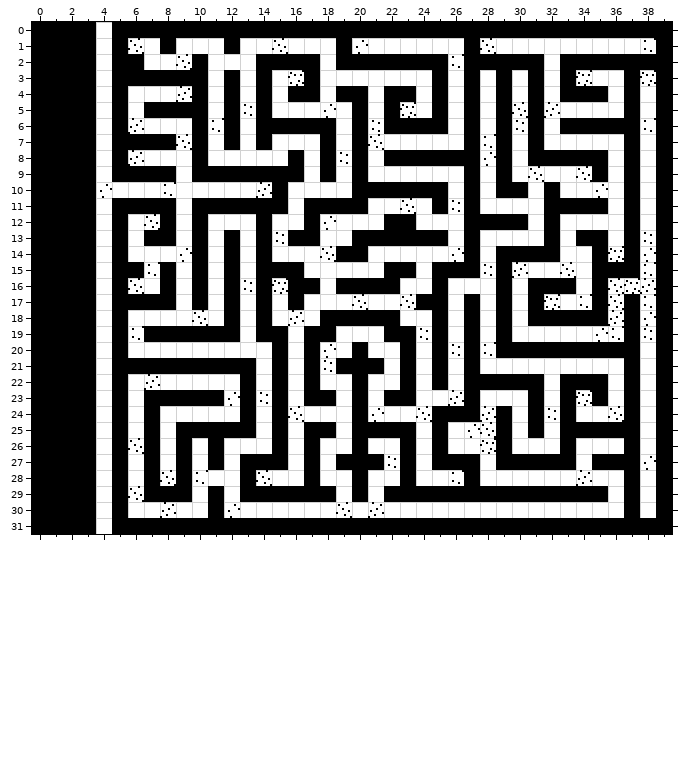
Two versions of a level (Tiled map, projects/project3Y/assets/maps/map5.tmx). The picture above is the old version.
Cells are 16x16 px. Shown: x 0..39, y 0..31.
Now the later version:
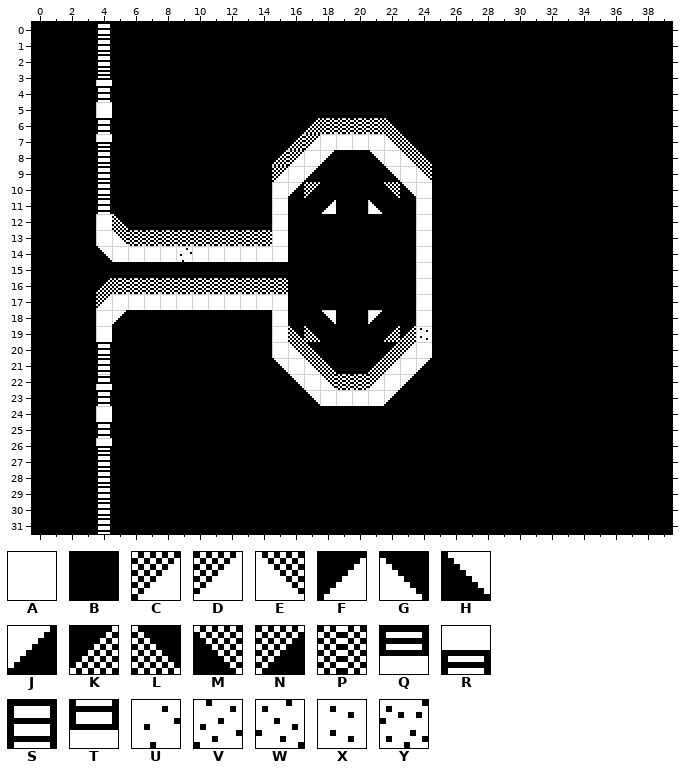
Key: from "map_tileset": A 0, B 1, C 3, D 7, E 8, F 11, G 12, H 13, J 14, K 15, L 16, M 17, N 18, P 21, Q 86, R 87, S 88, T 89, U 135, V 137, W 138, X 139, Y 140.
_ is an empty cell, # one hidden under a higher layer.
From old to new:
Layer "background":
y 0: x 4 A -> S
y 1: x 4 A -> S; x 34..36 AAA -> ###
y 2: x 4 A -> S; x 32 A -> #
y 3: x 4 A -> Q; x 28 A -> #
y 4: x 4 A -> S; x 26 A -> #
y 5: x 24 A -> #
y 6: x 4 A -> S
y 7: x 4 A -> R; x 17 A -> C; x 21..22 WA -> AE
y 8: x 4 A -> S; x 15..16 A# -> #C; x 19 X -> #; x 23 # -> E
y 9: x 4 A -> S; x 15 # -> C; x 19 A -> _; x 24 A -> E
y 10: x 4 U -> S; x 19 A -> _
y 11: x 4 A -> S; x 16 A -> #
y 12: x 5 # -> L; x 19 A -> _
y 13: x 5..15 #A##A#A#A#X -> EPPPPPPPPPA; x 18..19 AA -> #_
y 15: x 17 A -> _; x 19 A -> _
y 16: x 4..15 A#WA#A#A#X#Y -> KPPPPPPPPPPP; x 18 A -> #
y 17: x 4 A -> D; x 17 A -> _; x 19 A -> _
y 18: x 16..17 VA -> __
y 19: x 16 A -> #
y 20: x 4 A -> S; x 16 A -> E; x 18 U -> _; x 23 # -> D
y 21: x 4 A -> S; x 17 # -> E; x 22 A -> D
y 22: x 4 A -> T; x 18 A -> E; x 21 A -> D
y 23: x 4 A -> S
y 25: x 4 A -> S
y 26: x 4 A -> R
y 27..31: x 4 A -> S
Layer "blocked":
y 1: x 6..7 W_ -> BB; x 9..11 ___ -> BBB; x 13..18 ______ -> BBBBBB; x 20..26 _______ -> BBBBBBB; x 28..38 ___________ -> BBBBBBBBBBB
y 2: x 7..9 ___ -> BBB; x 11..13 ___ -> BBB; x 18 _ -> B; x 26 _ -> B; x 32 _ -> B
y 3: x 11 _ -> B; x 13 _ -> B; x 15..16 __ -> BB; x 18..24 _______ -> BBBBBBB; x 26 _ -> B; x 28 _ -> B; x 30 _ -> B; x 32 _ -> B; x 34..36 ___ -> BBB; x 38 _ -> B
y 4: x 6..9 ___V -> BBBB; x 11 _ -> B; x 13 _ -> B; x 15 _ -> B; x 18 _ -> B; x 21 _ -> B; x 24 _ -> B; x 26 _ -> B; x 28 _ -> B; x 30 _ -> B; x 32 _ -> B; x 36 _ -> B; x 38 _ -> B
y 5: x 6 _ -> B; x 11 _ -> B; x 13 _ -> B; x 15..19 _____ -> BBBBB; x 21 _ -> B; x 23..24 __ -> BB; x 26 _ -> B; x 28 _ -> B; x 30 _ -> B; x 32..36 _____ -> BBBBB; x 38 _ -> B
y 6: x 6..9 ____ -> BBBB; x 11 _ -> B; x 13 _ -> B; x 17..22 BB_B_B -> KPPPPL; x 26 _ -> B; x 28 _ -> B; x 30 _ -> B; x 32 _ -> B; x 38 _ -> B
y 7: x 9 _ -> B; x 11 _ -> B; x 13 _ -> B; x 15..16 __ -> BK; x 18 B -> _; x 20 B -> _; x 23..26 ____ -> LBBB; x 28 _ -> B; x 30 _ -> B; x 32..36 _____ -> BBBBB; x 38 _ -> B
y 8: x 6..9 V___ -> BBBB; x 11..16 _____B -> BBBBK_; x 18..19 B_ -> JB; x 21..24 _BBB -> H__L; x 28 _ -> B; x 30 _ -> B; x 36 _ -> B; x 38 _ -> B
y 9: x 9 _ -> B; x 15..17 BB_ -> __J; x 19 _ -> B; x 21..22 __ -> BH; x 25..26 __ -> BB; x 28 _ -> B; x 30..34 _____ -> BBBBB; x 36 _ -> B; x 38 _ -> B
y 10: x 5..19 __________B____ -> BBBBBBBBBB_JNBB; x 22..24 BBB -> MH_; x 26 _ -> B; x 28 _ -> B; x 31 _ -> B; x 33..36 ____ -> BBBB; x 38 _ -> B
y 11: x 9 _ -> B; x 15..16 B_ -> _B; x 18 B -> F; x 21..23 ___ -> GBB; x 26 _ -> B; x 28..31 ____ -> BBBB; x 36 _ -> B; x 38 _ -> B
y 12: x 5..7 B__ -> _BB; x 9 _ -> B; x 11..13 ___ -> BBB; x 16 _ -> B; x 18..21 ____ -> BBBB; x 25..26 __ -> BB; x 31 _ -> B; x 33..36 ____ -> BBBB; x 38 _ -> B
y 13: x 5 B -> _; x 7..8 BB -> __; x 10 B -> _; x 12 B -> _; x 14 B -> _; x 18..19 __ -> BB; x 24 B -> _; x 26 _ -> B; x 28..31 ____ -> BBBB; x 33 _ -> B; x 36 _ -> B; x 38 _ -> B
y 14: x 4..5 _B -> H_; x 10 B -> _; x 12 B -> _; x 14 B -> _; x 16..18 ___ -> BBB; x 21..23 ___ -> BBB; x 25..26 __ -> BB; x 28 _ -> B; x 33..34 __ -> BB; x 36 _ -> B; x 38 _ -> B
y 15: x 4 _ -> B; x 7 _ -> B; x 9 _ -> B; x 11 _ -> B; x 13 _ -> B; x 17..21 _____ -> BBBBB; x 28 _ -> B; x 30..34 _____ -> BBBBB; x 38 _ -> B
y 16: x 5 B -> _; x 8 B -> _; x 10 B -> _; x 12 B -> _; x 14 B -> _; x 18 _ -> B; x 23 _ -> B; x 26..28 ___ -> BBB; x 30 _ -> B; x 34 _ -> B; x 36..38 ___ -> BBB
y 17: x 5..8 BBBB -> ____; x 10 B -> _; x 12 B -> _; x 14 B -> _; x 17..24 _______B -> BBBBBBB_; x 26 _ -> B; x 28 _ -> B; x 30 _ -> B; x 32..34 ___ -> BBB; x 36 _ -> B; x 38 _ -> B
y 18: x 5..11 B______ -> JBBBBBB; x 13 _ -> B; x 16..18 __B -> BBH; x 21 B -> J; x 23 _ -> B; x 26 _ -> B; x 28 _ -> B; x 30 _ -> B; x 36 _ -> B; x 38 _ -> B
y 19: x 6 _ -> B; x 13 _ -> B; x 15..17 B_B -> _LL; x 19..23 ___BB -> BBBKK; x 26 _ -> B; x 28 _ -> B; x 30..36 _______ -> BBBBBBB; x 38 _ -> B
y 20: x 6..15 _________B -> BBBBBBBBB_; x 17..19 B__ -> LBB; x 21..23 __B -> BK_; x 26 _ -> B; x 28 _ -> B; x 38 _ -> B
y 21: x 14..15 _B -> BH; x 17..18 B_ -> _L; x 21 B -> K; x 23..24 B_ -> _J; x 26 _ -> B; x 28..36 _________ -> BBBBBBBBB; x 38 _ -> B
y 22: x 6..12 _______ -> BBBBBBB; x 14 _ -> B; x 16..17 _B -> H_; x 19..20 _B -> PP; x 23..24 B_ -> JB; x 26 _ -> B; x 32 _ -> B; x 36 _ -> B; x 38 _ -> B
y 23: x 6 _ -> B; x 12 _ -> B; x 14 _ -> B; x 16..18 _BB -> BH_; x 20 B -> _; x 22 B -> J; x 24..26 ___ -> BBB; x 28..30 ___ -> BBB; x 32 _ -> B; x 34 _ -> B; x 36 _ -> B; x 38 _ -> B
y 24: x 6 _ -> B; x 8..12 _____ -> BBBBB; x 14 _ -> B; x 16..19 ____ -> BBBB; x 21..24 ____ -> BBBB; x 28 _ -> B; x 30 _ -> B; x 32 _ -> B; x 34..36 ___ -> BBB; x 38 _ -> B
y 25: x 6 _ -> B; x 8 _ -> B; x 14 _ -> B; x 16 _ -> B; x 19 _ -> B; x 24 _ -> B; x 26..28 ___ -> BBB; x 30 _ -> B; x 32 _ -> B; x 38 _ -> B
y 26: x 6 _ -> B; x 8 _ -> B; x 10 _ -> B; x 12..14 ___ -> BBB; x 16 _ -> B; x 18..19 __ -> BB; x 21..22 __ -> BB; x 24 _ -> B; x 26..28 ___ -> BBB; x 30..32 ___ -> BBB; x 34..36 ___ -> BBB; x 38 _ -> B
y 27: x 6 _ -> B; x 8 _ -> B; x 10 _ -> B; x 12 _ -> B; x 16 _ -> B; x 18 _ -> B; x 22 _ -> B; x 24 _ -> B; x 28 _ -> B; x 34 _ -> B; x 38 _ -> B
y 28: x 6 _ -> B; x 8 _ -> B; x 10..12 ___ -> BBB; x 14..16 ___ -> BBB; x 18..19 __ -> BB; x 21..22 __ -> BB; x 24..26 ___ -> BBB; x 28..36 _________ -> BBBBBBBBB; x 38 _ -> B
y 29: x 6 _ -> B; x 10 _ -> B; x 12 _ -> B; x 19 _ -> B; x 21 _ -> B; x 36 _ -> B; x 38 _ -> B
y 30: x 6..10 _____ -> BBBBB; x 12..36 _________________________ -> BBBBBBBBBBBBBBBBBBBBBBBBB; x 38 _ -> B
Pixel boxes of the changes (left, top, right, bottom) in both pictures:
changed: (96, 22, 656, 534)
